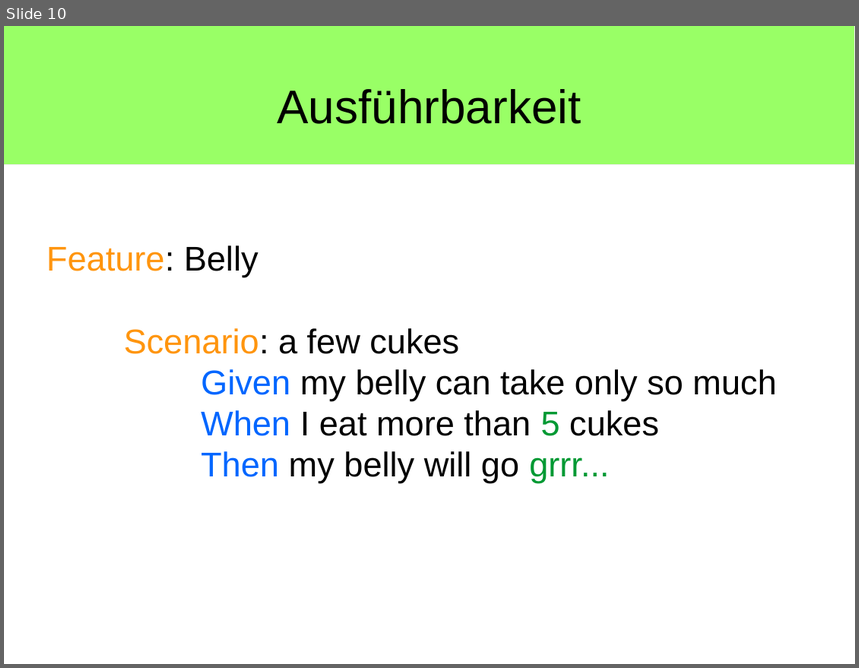
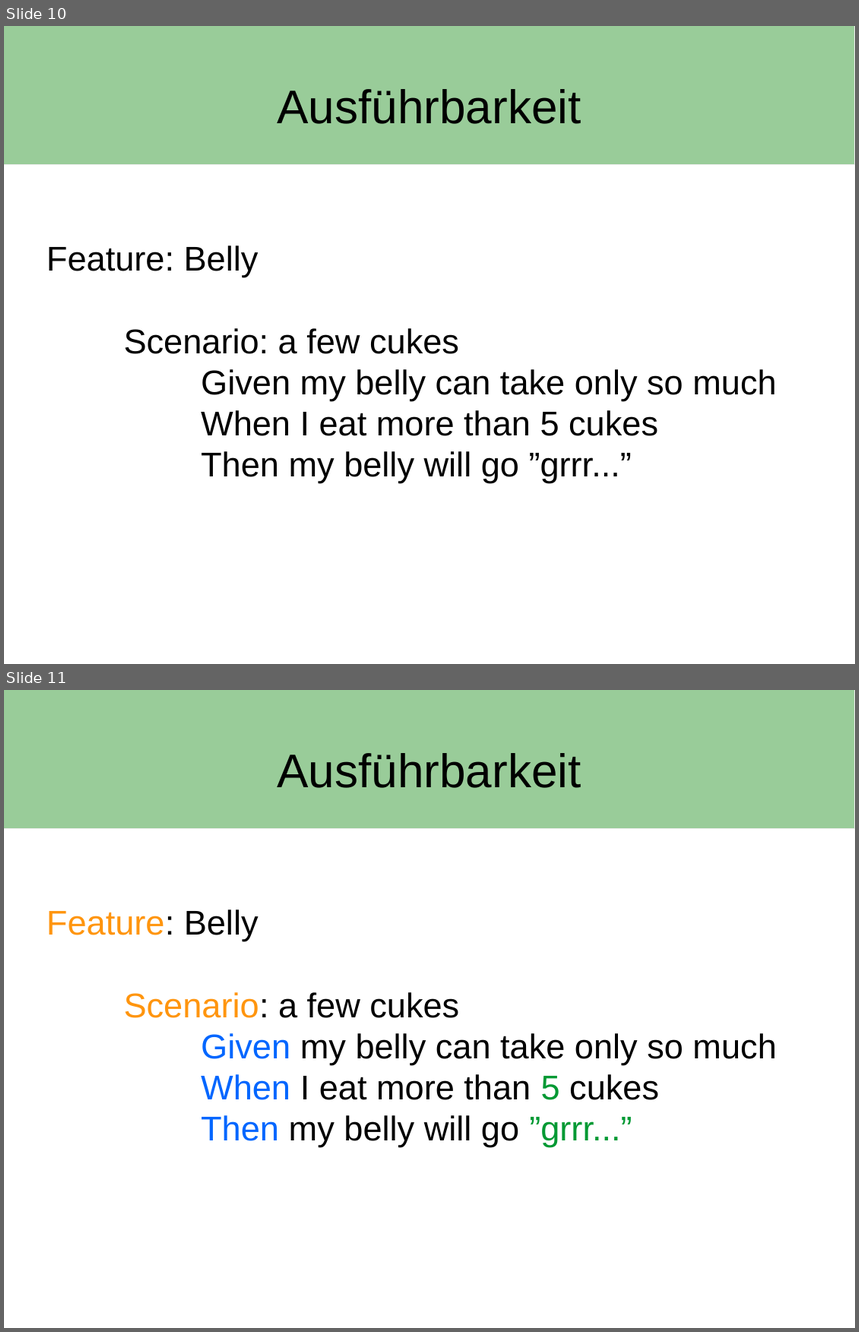
Before and after one commit to uwekranz/cucumber, a slide deck: presentation.odp. Shown one above the other, each under a label of ours: slide 10 before the commit, slides 10 and 11 after it. The pictures are 859x668 and 859x1332 pixels, drawn with LibreOffice and Linux fonts; fonts in the diff are those of the drawing. Boxes give left, top, right and bottom in pixels: in the first picture for what was removed or moved away, otherwise in the second. Text is boxed around its words. In the diff, an @@ line names an element or a change of style, - is before the commit and + after.

```diff
--- a/presentation.odp
+++ b/presentation.odp
@@ slide 11 added at bbox=[4, 690, 855, 1328], background #FFFFFF; not listed: 1 template element that a slide beside it also shows @@
@@ title added at bbox=[278, 753, 582, 788], 44 pt, text #000000 @@
+Ausführbarkeit
@@ subtitle added at bbox=[47, 910, 776, 1148], 32 pt, text #000000 @@
+Feature: Belly
+Scenario: a few cukes
+Given my belly can take only so much
+When I eat more than 5 cukes
+Then my belly will go ”grrr...”
@@ slide 10 changed as well @@
@@ rectangle at bbox=[4, 26, 855, 165]: fill #99FF66 to #99CC99 @@
@@ subtitle at bbox=[47, 246, 776, 436]: text colour #FF950E to #000000 in "Feature:", "Scenario:"; text colour #0066FF to #000000 in "Given", "When"; text colour #009933 to #000000 in "5" @@
@@ subtitle at bbox=[201, 452, 632, 484]: text changed @@
-Then my belly will go grrr...
+Then my belly will go ”grrr...”
```
Also in this commit, not shown: 15 other slides changed, 5 other files.
